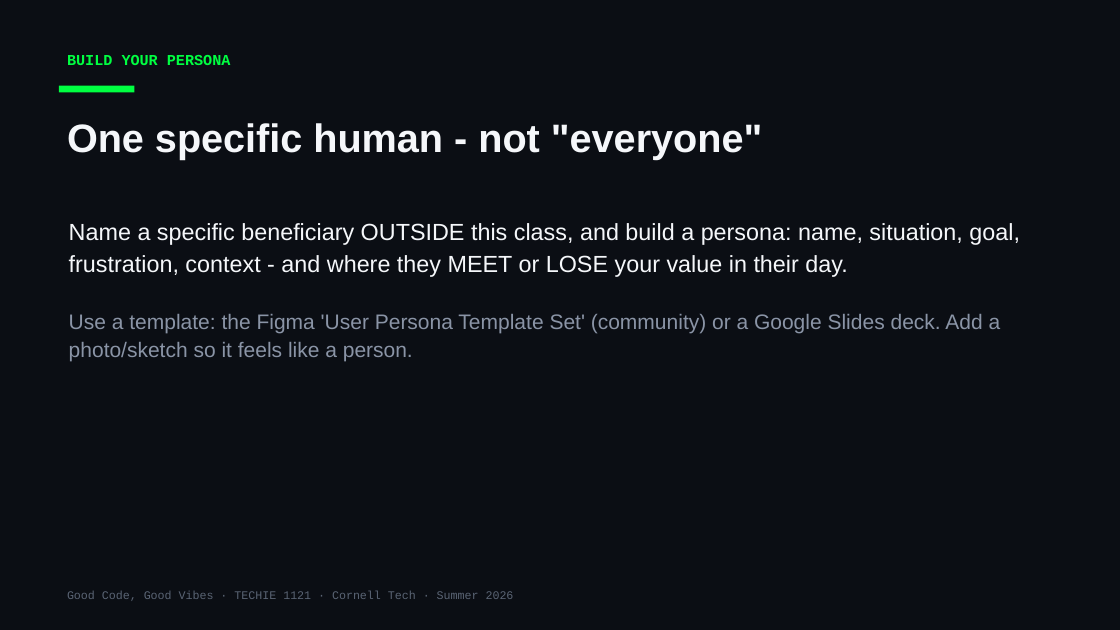
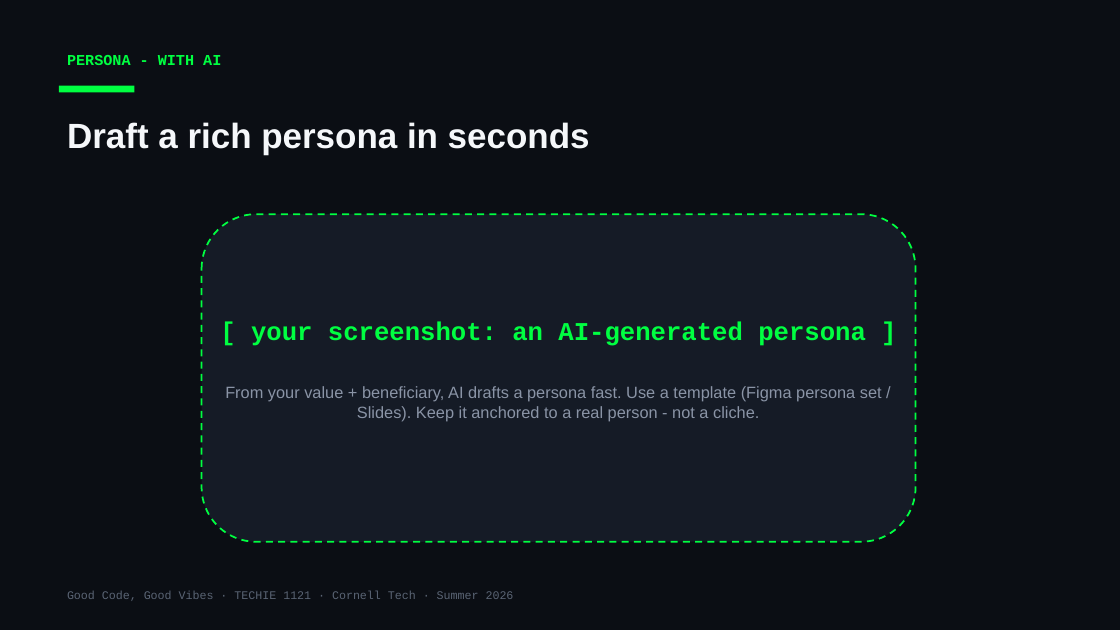
Before and after one commit to Cornell-Tech-Vibe-Coding-Summer-2026/website, a slide deck: slide 7 of slides/Week3-Wed-Working-Day.pptx (slide 4 before the commit). Drawn at 1120x630 pixels with LibreOffice and Linux fonts; fonts in the diff are those of the drawing. Boxes give left, top, right and bottom in pixels: in the first picture for what was removed or moved away, otherwise in the second. Text is boxed around its words. In the diff, an @@ line names an element or a change of style, - is before the commit and + after.

```diff
--- a/slides/Week3-Wed-Working-Day.pptx
+++ b/slides/Week3-Wed-Working-Day.pptx
@@ text at box(67, 55, 221, 65): text changed @@
-BUILD YOUR PERSONA
+PERSONA - WITH AI
@@ text removed at box(67, 123, 762, 160) @@
-One specific human - not "everyone"
@@ text added at box(67, 122, 590, 155), 30 pt, text #F5F7FA, bold @@
+Draft a rich persona in seconds
@@ text removed at box(69, 223, 1020, 361) @@
-Name a specific beneficiary OUTSIDE this class, and build a persona: name, situation, goal, frustration, context - and where they MEET or LOSE your value in their day.
-Use a template: the Figma 'User Persona Template Set' (community) or a Google Slides deck. Add a photo/sketch so it feels like a person.
@@ rounded rectangle added at box(202, 214, 916, 542), fill #151B26, outline #00FF41 1.5 pt dashed @@
@@ text added at box(251, 321, 866, 346), 22 pt, text #00FF41, bold @@
+[ your screenshot: an AI-generated persona ]
@@ text added at box(225, 386, 882, 421), 14 pt, text #8A94A6 @@
+From your value + beneficiary, AI drafts a persona fast. Use a template (Figma persona set / Slides). Keep it anchored to a real person - not a cliche.
```
Also in this commit, not shown: 3 other slides changed, 7 slides added, 2 other files.
